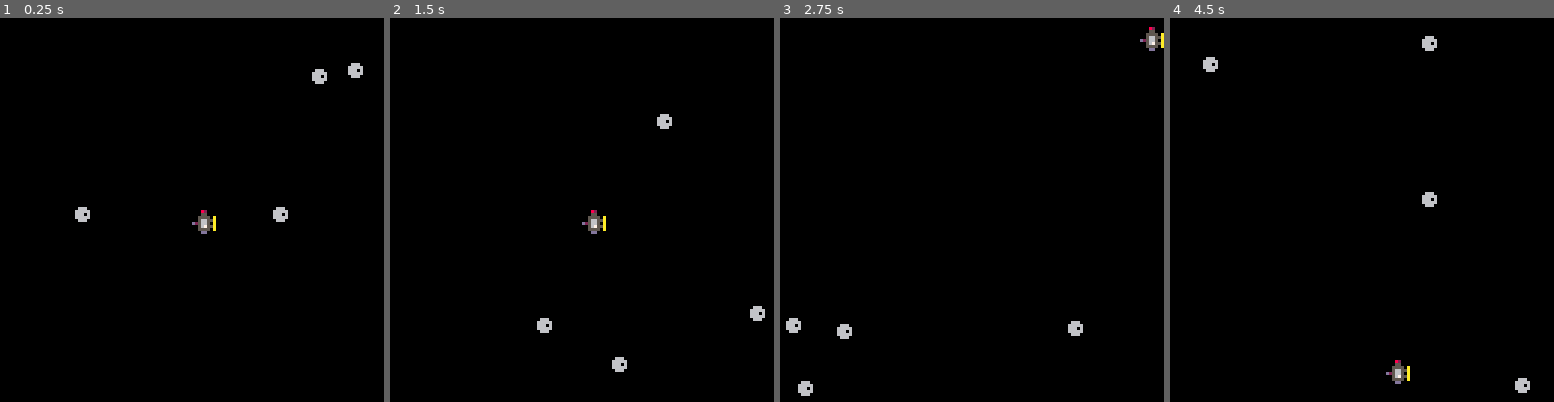
Above: before the commit, frames 1-4 (left to right).
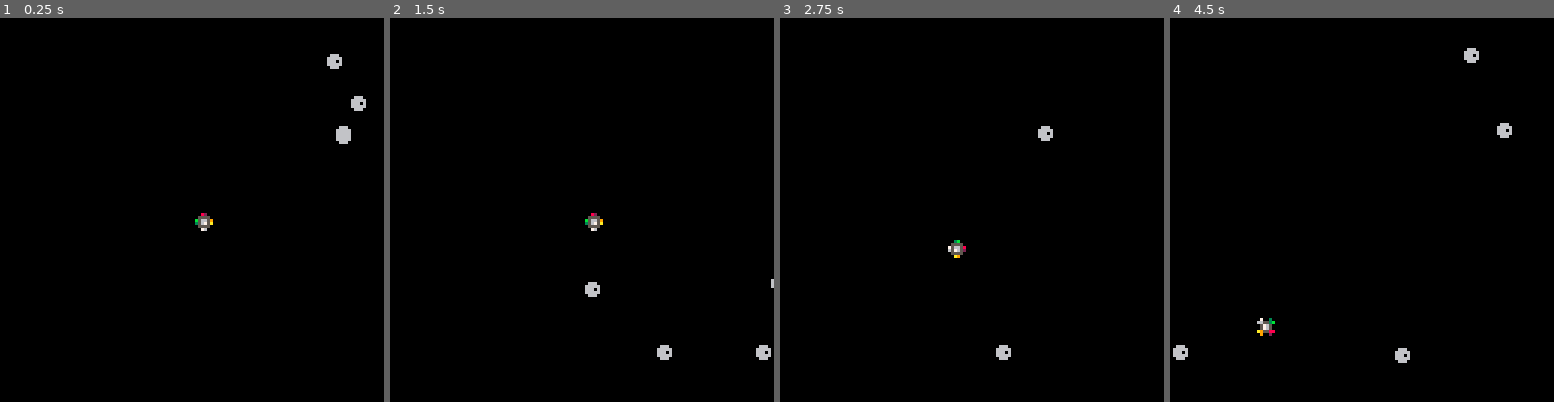
Above: after the commit, the same moments.

Repository: rej696/pico8
Game: PICO-8 cartridge sat/sat.p8
The game is run twice, just before and just after one commit, with the same random seed, the same clock (stepped at 60 frames per second) and the same inputs.
Inputs:
- Up to frame 1 (0.25 s): no input
- Up to frame 2 (1.5 s): no input
- Up to frame 3 (2.75 s): hold Right 1.6-2.1 s; hold Up 2.15-2.42 s; hold Right from 2.47 s (still down)
- Up to frame 4 (4.5 s): release Right at 3.03 s; hold Left 3.08-3.58 s; hold Down 3.63-3.97 s; hold Right from 4.02 s (still down)

The runs differ from the first frame. In frame 1, 1.0% of the frame differs, in the area x 19-96%, y 9-57%; in frame 2, 1.0%; in frame 3, 1.1%; in frame 4, 1.3%, in the area x 0-94%, y 4-98%.

Commit message:
rotate satellite, modify controls, add music

Diff:
--- a/sat/sat.p8
+++ b/sat/sat.p8
@@ -13,11 +13,11 @@
 }
 
 function init_asteroid(self)
-   self.sprite = 1
-   self.x = rnd(128)
+   self.sprite = 8
+   self.x = 128
    self.y = rnd(128)
-   self.xvel = 0
-   self.yvel = 0
+   self.xvel = -rnd(6)
+   self.yvel = rnd(6)-3
 end
 
 function render(self)
@@ -26,23 +26,49 @@
 
 function _init()
    cls()
-   me.sprite = 2
+   me.sprite = 0
    me.x = 64
    me.y = 64
+   me.speed = 0
    me.xvel = 0
    me.yvel = 0
    apply(init_asteroid, asteroids)
+   music(0)
 end
 
 function move(self)
-   if (btn(0)) self.xvel -= 1
-   if (btn(1)) self.xvel += 1
-   if (btn(2)) self.yvel -= 1
-   if (btn(3)) self.yvel += 1
+   -- if (btnp(0)) self.xvel -= 1
+   -- if (btnp(1)) self.xvel += 1
+   -- if (btnp(2)) self.yvel -= 1
+   -- if (btnp(3)) self.yvel += 1
+
+   -- manage speed
+   self.speed = 0
+   if (btnp(2)) self.speed = 0.5
+   if (btnp(3)) self.speed = 0
+   --if (self.speed > 6) self.speed = 6
+   --if (self.speed <= 0) self.speed = 0
+
+   -- manage sprite
+   if (btnp(0)) self.sprite -= 1
+   if (btnp(1)) self.sprite += 1
+   if (self.sprite > 7) self.sprite = 0
+   if (self.sprite < 0) self.sprite = 7
+
+   if (self.sprite == 0) self.yvel += self.speed
+   if (self.sprite == 2) self.xvel -= self.speed
+   if (self.sprite == 4) self.yvel -= self.speed
+   if (self.sprite == 6) self.xvel += self.speed
+
+   if self.sprite == 1 then self.yvel += self.speed; self.xvel -= self.speed; end
+   if self.sprite == 3 then self.yvel -= self.speed; self.xvel -= self.speed; end
+   if self.sprite == 5 then self.yvel -= self.speed; self.xvel += self.speed; end
+   if self.sprite == 7 then self.yvel += self.speed; self.xvel += self.speed; end
+
    update_vel(self)
 end
 
-function update_vel(self)
+function update_vel(self, not_bounce)
    local lim = 5
    if (self.xvel > lim) self.xvel = lim
    if (self.xvel < -lim) self.xvel = -lim
@@ -50,20 +76,33 @@
    if (self.yvel < -lim) self.yvel = -lim
 
    self.x += self.xvel
+   self.y += self.yvel
+
+   if not_bounce then return end
+
+   -- bounce
    if self.x > 120 then
      self.x = 120
-     self.xvel = -1
-   elseif self.x <= 0 then
+     --self.xvel = -1
+     self.xvel = -self.xvel
+     if (self.xvel < -1) self.xvel+=1
+   elseif self.x < 0 then
      self.x = 0
-     self.xvel = 1
+     --self.xvel = 1
+     self.xvel = -self.xvel
+     if (self.xvel > 1) self.xvel-=1
    end
-   self.y += self.yvel
+
    if self.y > 120 then
      self.y = 120
-     self.yvel = -1
-   elseif self.y <= 0 then
+     --self.yvel = -1
+     self.yvel = -self.yvel
+     if (self.yvel < -1) self.yvel+=1
+   elseif self.y < 0 then
      self.y = 0
-     self.yvel = 1
+     --self.yvel = 1
+     self.yvel = -self.yvel
+     if (self.yvel > 1) self.yvel-=1
    end
 end
 
@@ -73,7 +112,14 @@
    if (switch == 2) self.xvel += 1
    if (switch == 3) self.yvel -= 1
    if (switch == 4) self.yvel += 1
-   update_vel(self)
+   update_vel(self,true)
+end
+
+function ast_move(self)
+   update_vel(self, true)
+   if self.x > 148 or self.x < -28 or self.y > 148 or self.y < -28 then
+       init_asteroid(self)
+   end
 end
 
 function apply(func, tbl)
@@ -85,7 +131,7 @@
 function _update()
    move(me)
 
-   apply(rand_move, asteroids)
+   apply(ast_move, asteroids)
 end
 
 function _draw()
@@ -116,11 +162,15 @@
 end
 
 __gfx__
-00000000000000000008200000000000000000000000000000000000000000000000000000000000000000000000000000000000000000000000000000000000
-00000000006660000005500000000000000000000000000000000000000000000000000000000000000000000000000000000000000000000000000000000000
-00700700066666000055550a00000000000000000000000000000000000000000000000000000000000000000000000000000000000000000000000000000000
-00077000066606000056655a00000000000000000000000000000000000000000000000000000000000000000000000000000000000000000000000000000000
-0007700006666600d256650a00000000000000000000000000000000000000000000000000000000000000000000000000000000000000000000000000000000
-00700700006660000056755a00000000000000000000000000000000000000000000000000000000000000000000000000000000000000000000000000000000
-00000000000000000055550a00000000000000000000000000000000000000000000000000000000000000000000000000000000000000000000000000000000
-0000000000000000000dd00000000000000000000000000000000000000000000000000000000000000000000000000000000000000000000000000000000000
+00000000000000000000000000000000000000000000000000000000000000000000000000000000000000000000000000000000000000000000000000000000
+0008200000b008000003b000007003000006700000a006000009a000002009000066600000000000000000000000000000000000000000000000000000000000
+005555000335582000555500066553b0005555000995567000555500088559a00666660000000000000000000000000000000000000000000000000000000000
+0b5665900056650007566580005765000a5765300057750002567560005675000666060000000000000000000000000000000000000000000000000000000000
+035675a0005775000657652000576500095665b00056650008566570005675000666660000000000000000000000000000000000000000000000000000000000
+0055550007655990005555000a9558800055550002855330005555000b3556600066600000000000000000000000000000000000000000000000000000000000
+0007600000600a00000a9000009002000002800000800b000003b000003007000000000000000000000000000000000000000000000000000000000000000000
+…(5 lines of a section not shown)…
Not shown, changed: the music (__music__) section of sat/sat.p8
Not shown, changed: the sound effects (__sfx__) section of sat/sat.p8
